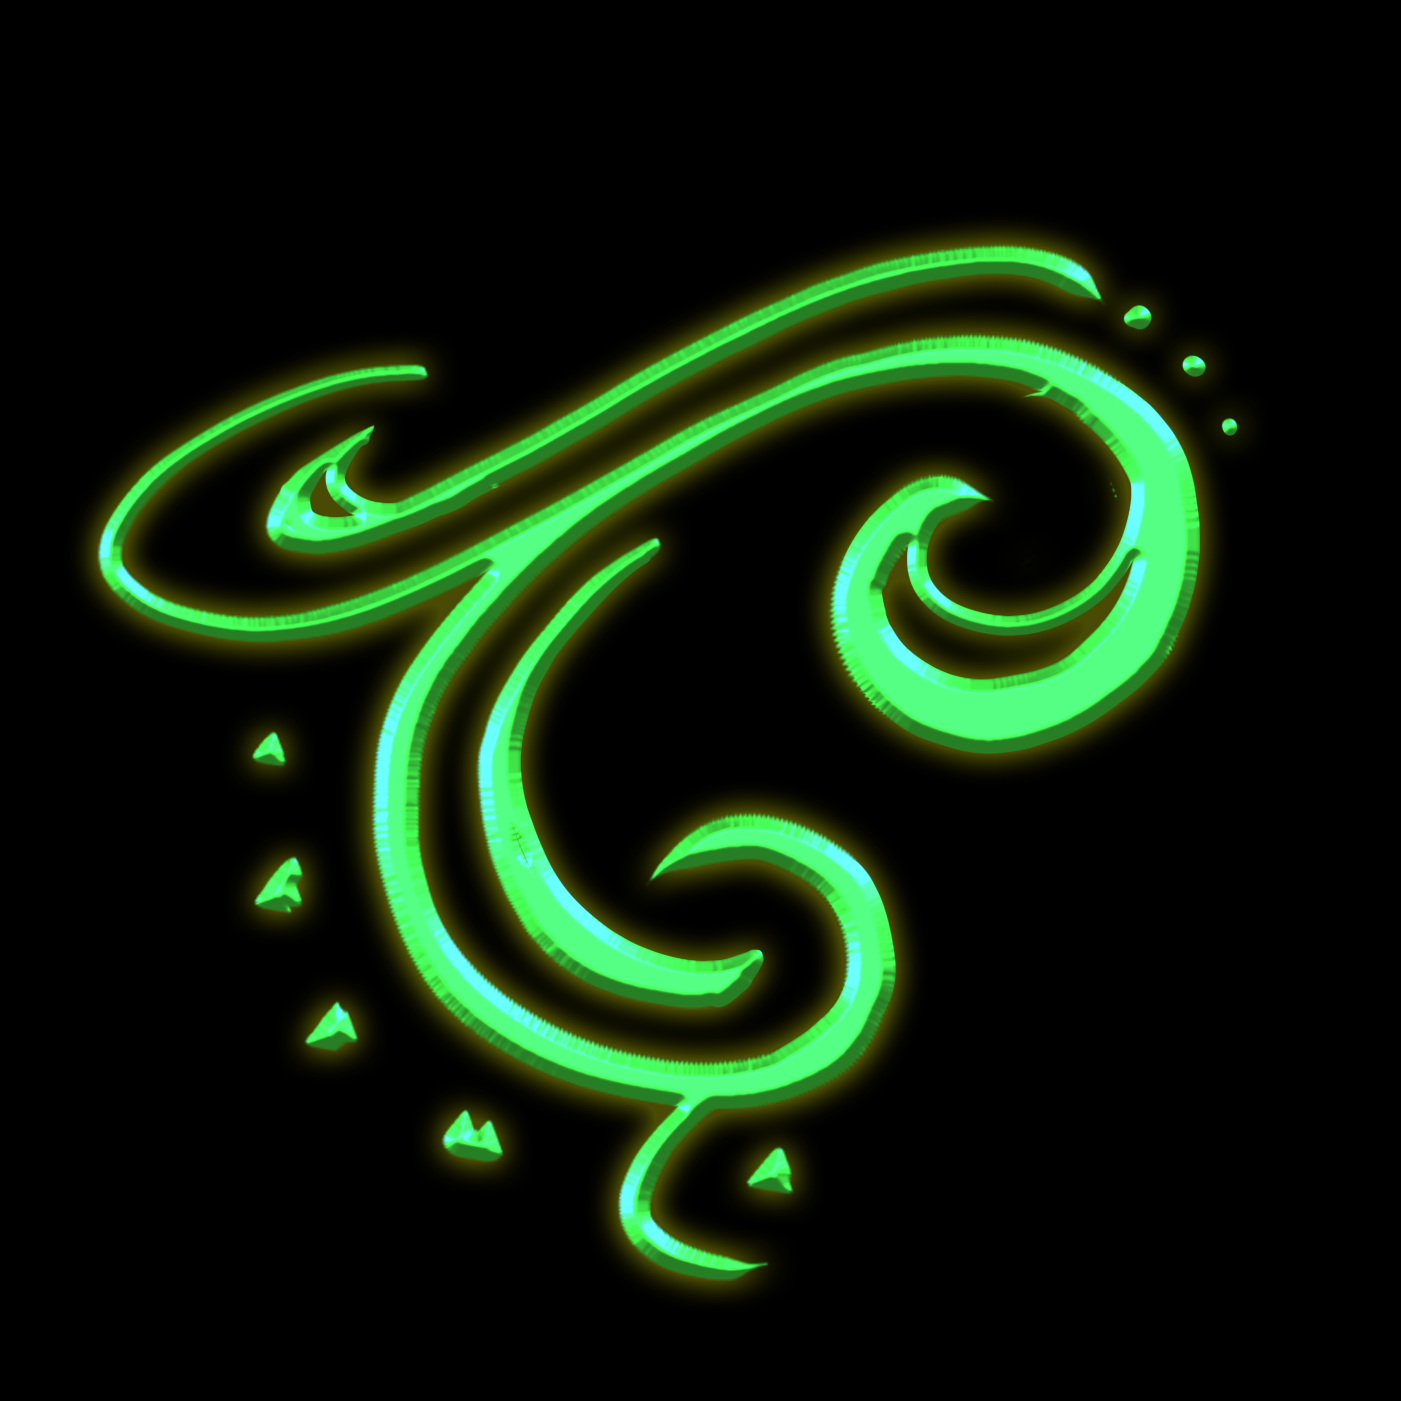
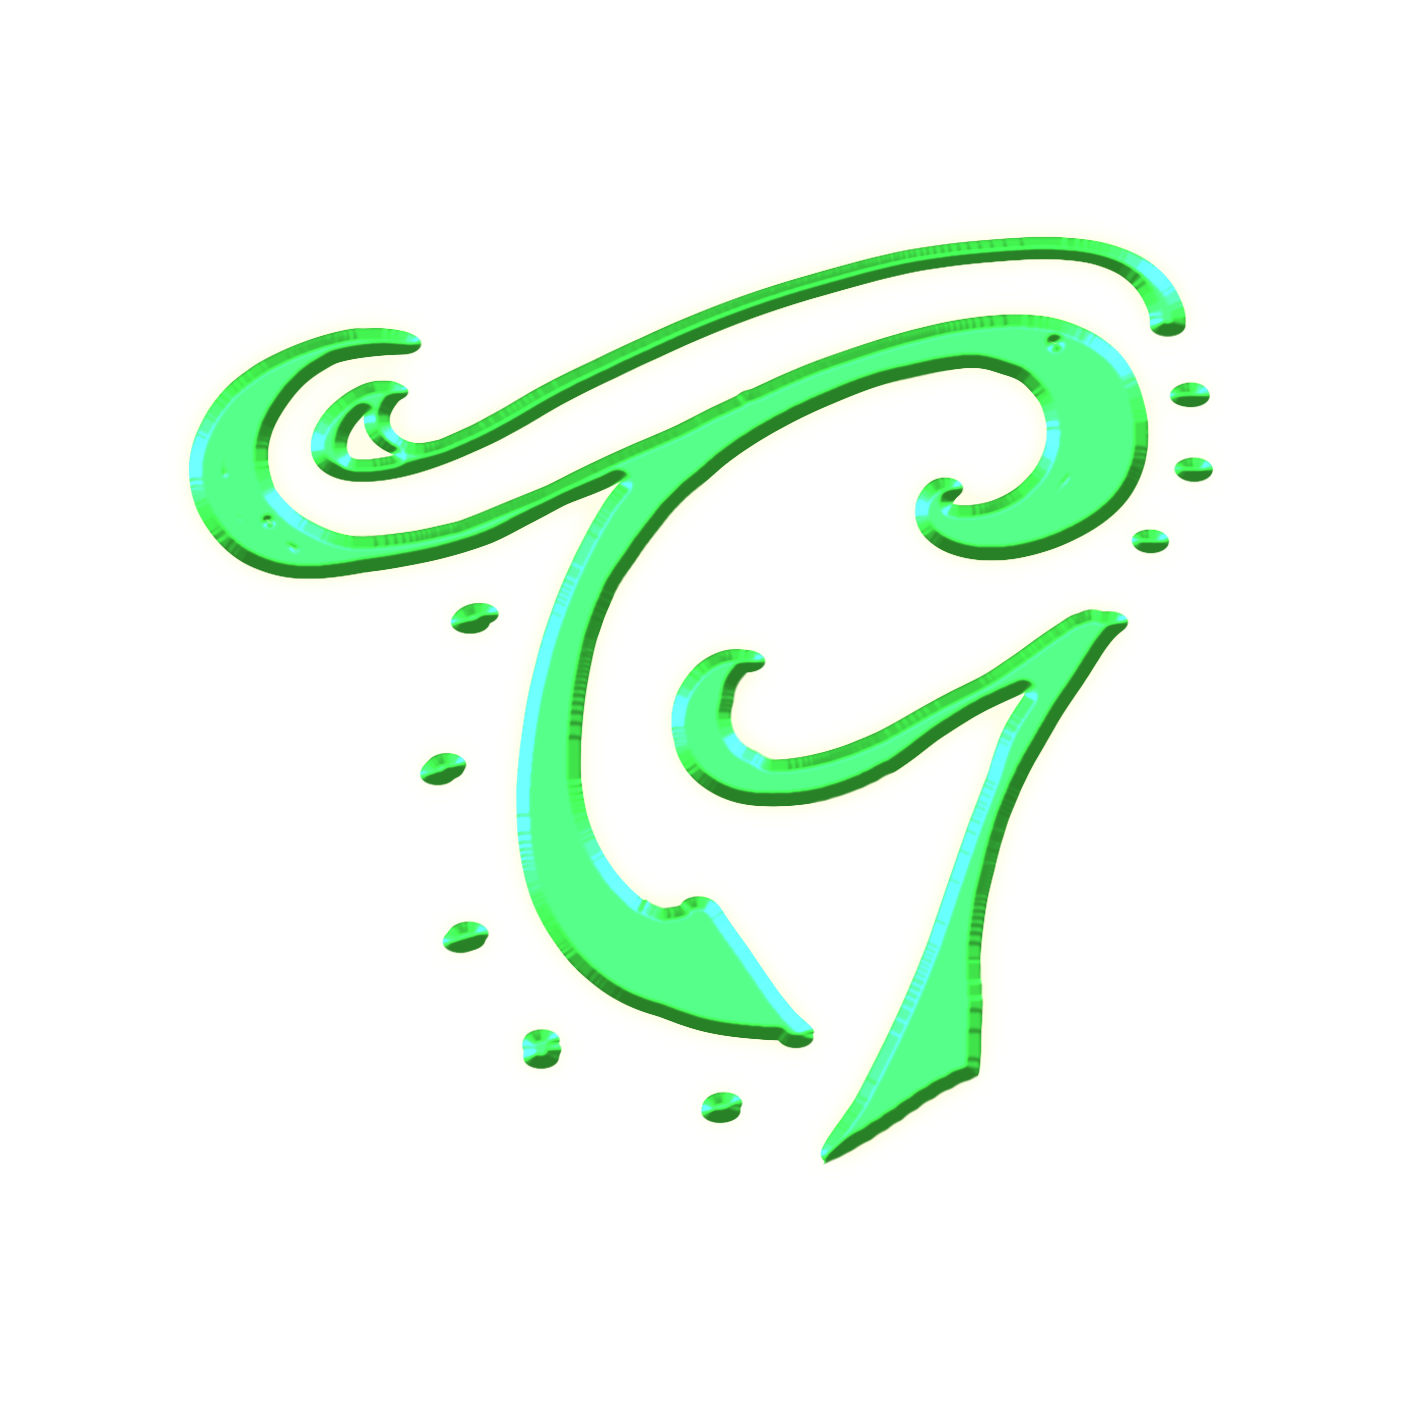
Layer changes from the first 1401 × 1401 image to the second:
added layer "Layer 3 copy 2" above "Layer 3 copy" over (x1=188, y1=236, x2=1214, y2=1166)
hid "TG1 copy" over (x1=97, y1=243, x2=1239, y2=1281)
hid "Background" over (x1=0, y1=0, x2=1401, y2=1401)